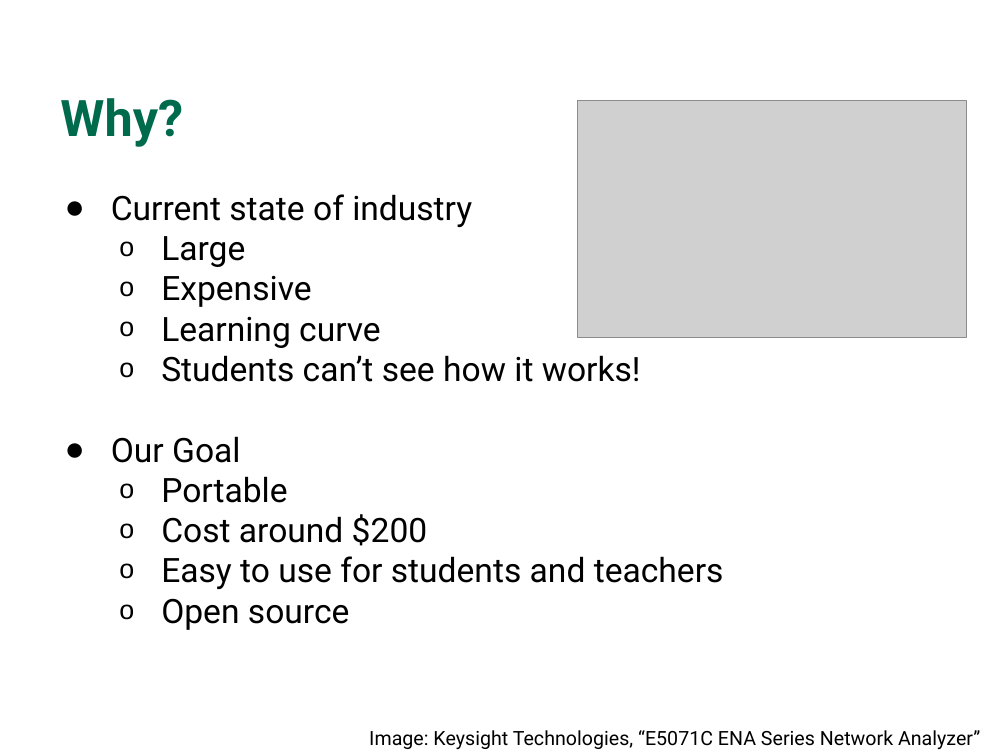
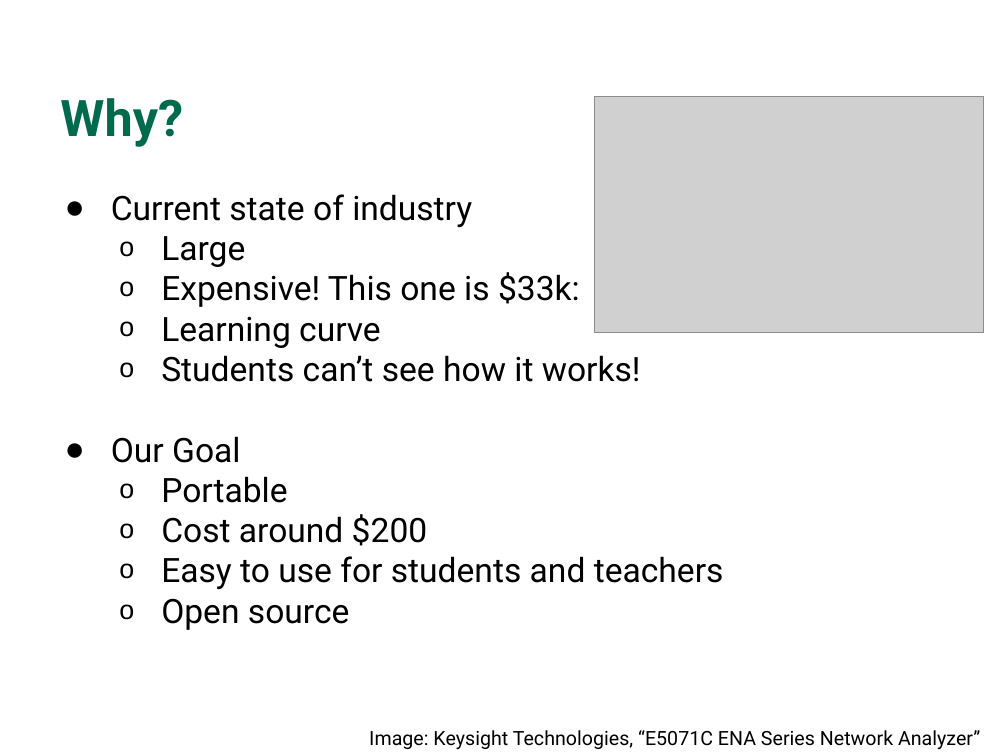
Before and after one commit to WCP52/docs, a slide deck: slide 6 of official/pres/Presentation.odp. Drawn at 1008x756 pixels with LibreOffice and Linux fonts; fonts in the diff are those of the drawing; grey boxes stand for pictures; background and template pictures are left out. Boxes give left, top, right and bottom in pixels: in the first picture for what was removed or moved away, otherwise in the second. Text is boxed around its words. In the diff, an @@ line names an element or a change of style, - is before the commit and + after.

```diff
--- a/official/pres/Presentation.odp
+++ b/official/pres/Presentation.odp
@@ picture: place and size @@
-picture at (578, 101, 967, 338)
+picture at (595, 96, 984, 333)
@@ text at (161, 272, 580, 307): text changed @@
-  o Expensive
+  o Expensive! This one is $33k:
```
Also in this commit, not shown: 6 other slides changed.
